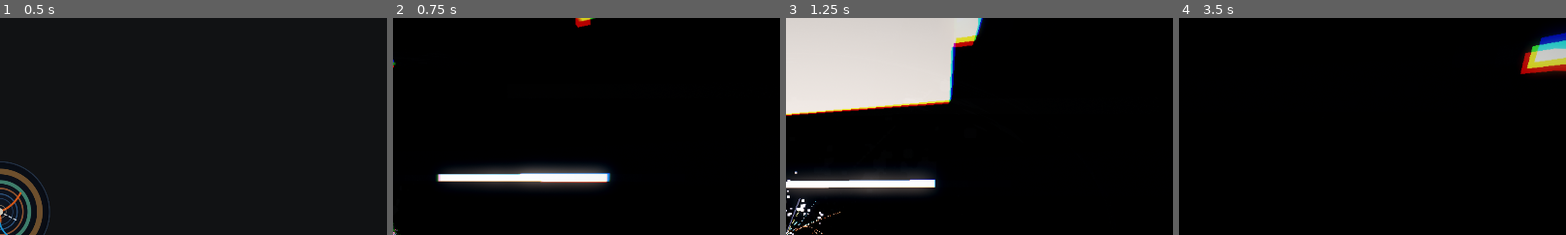
Above: before the commit, frames 1-4 (left to right).
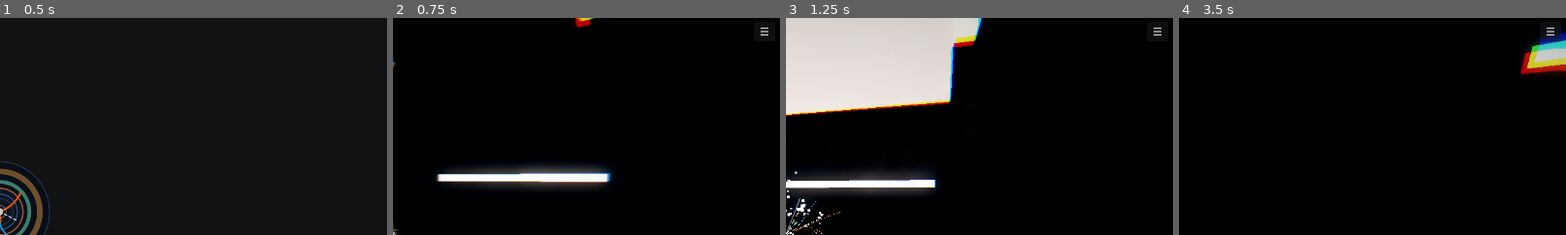
Above: after the commit, the same moments.

Repository: lawrenceleejr/ddgeoviztools
Game: Godot game, scene res://scenes/splash.tscn
The game is run twice, just before and just after one commit, with the same random seed, the same clock (stepped at 60 frames per second) and the same inputs.
Inputs (mouse positions are % of the whole screen's width and height, from its top left):
- Up to frame 1 (0.5 s): no input
- Up to frame 2 (0.75 s): tap Enter at 0.5 s; move the mouse to (72, 45) at 0.52 s; hold D from 0.53 s (still down); hold Shift from 0.53 s (still down); click (72, 45) at 0.67 s
- Up to frame 3 (1.25 s): keep holding D; keep holding Shift; tap Space at 0.77 s
- Up to frame 4 (3.5 s): move the mouse to (45, 50) at 1.27 s; release D at 1.28 s; release Shift at 1.28 s; hold W from 1.28 s (still down); tap Tab at 1.35 s; click (45, 50) at 1.42 s; tap Space at 1.52, 3.02 s; move the mouse to (52, 48) at 2.02 s; tap N at 2.1 s; click (52, 48) at 2.17 s; move the mouse to (49, 52) at 2.77 s; tap B at 2.85 s; click (49, 52) at 2.92 s
The pictures show only the part of the screen within x 50-100%, y 0-50%; the shares and areas given below are measured in that part.

Frame 1 is identical in both runs. In frame 2, less than 0.1% of the frame differs, in the area x 94-97%, y 4-9%; in frame 3, less than 0.1%; in frame 4, 0.2%, in the area x 93-99%, y 4-11%.

Commit message:
Meta Quest + iOS builds in CI; touch controls; in-app VR mode
- Quest: Android XR export preset (gradle build, arm64, OpenXR mode,
  Meta vendors plugin), verified end-to-end locally — 110 MB APK with
  libgodot + the OpenXR loader, debug-signed. CI job downloads the
  OpenXR Vendors addon (5.1.0, gitignored locally), provisions the
  runner SDK/keystore, and publishes ColliderVis-Quest. The vendors
  GDExtension crashes on exit after a successful headless export, so CI
  validates artifacts instead of exit codes.
- In-app VR: when an OpenXR session starts (Android builds only —
  desktop keeps XR disabled via feature-tagged settings), the viewport
  goes XR with an XROrigin on the glass floor; trigger/A = next event,
  B = previous, grip = cutaway. Post FX is disabled in-headset, and the
  Mobile renderer override (.mobile feature tag) skips VoxelGI/SDFGI.
- iOS (iPhone + iPad): project-only export preset (placeholder team id;
  signing stays with the user), verified locally on Linux. The macOS CI
  job compiles it with xcodebuild unsigned and publishes both an
  unsigned IPA (sideloadable) and the Xcode project zip.
- Touch controls for phones/tablets: one-finger drag orbits, two-finger
  pinch zooms, and a persistent ☰ button opens the menu (no Esc key on
  touch devices).

https://claude.ai/code/session_01NgsioobgTxbfDrhXXgfxDP

Diff:
--- a/ColliderVisGodot/project.godot
+++ b/ColliderVisGodot/project.godot
@@ -26,9 +26,20 @@
 window/size/viewport_height=1080
 window/stretch/aspect="expand"
 
+[xr]
+
+; OpenXR only on Android (Quest); desktop runs flat with no XR runtime noise.
+openxr/enabled=false
+openxr/enabled.android=true
+shaders/enabled=false
+shaders/enabled.android=true
+
 [rendering]
 
 renderer/rendering_method="forward_plus"
+; Quest / mobile GPUs use the Mobile renderer (Forward+ features like
+; VoxelGI/SSR/volumetric fog degrade gracefully — guarded in code).
+renderer/rendering_method.mobile="mobile"
 textures/vram_compression/import_etc2_astc=true
 anti_aliasing/quality/msaa_3d=1
 anti_aliasing/quality/use_taa=true
--- a/ColliderVisGodot/scripts/main.gd
+++ b/ColliderVisGodot/scripts/main.gd
@@ -101,8 +101,53 @@
 		ui.visible = false
 	if _args.has("screenshot"):
 		_run_screenshot_mode()
+	elif _try_init_xr():
+		pass   # VR session running; flat-screen input stays available too
 	else:
 		_sync_mouse_mode()   # menu starts closed -> mouse drives the camera
+
+
+# ──────────────────────────────────────────────────────────────────────────────
+# VR (Meta Quest via OpenXR — enabled only in Android builds)
+# ──────────────────────────────────────────────────────────────────────────────
+
+func _try_init_xr() -> bool:
+	var xr := XRServer.find_interface("OpenXR")
+	if xr == null:
+		return false
+	if not xr.is_initialized() and not xr.initialize():
+		return false
+	get_viewport().use_xr = true
+	# Stand on the glass at the beam plane, a few metres from the barrel.
+	var origin := XROrigin3D.new()
+	origin.name = "XROrigin"
+	origin.position = Vector3(9.0, 0.0, 5.0)
+	add_child(origin)
+	var cam := XRCamera3D.new()
+	origin.add_child(cam)
+	for hand in ["left_hand", "right_hand"]:
+		var ctl := XRController3D.new()
+		ctl.tracker = hand
+		origin.add_child(ctl)
+		ctl.button_pressed.connect(_on_xr_button)
+	# Screen-space lens effects don't belong on a headset.
+	var fx := get_node_or_null("PostFX")
+	if fx != null:
+		fx.visible = false
+	if glass_floor != null:
+		glass_floor.visible = true
+	print("ColliderVis: OpenXR session started")
+	return true
+
+
+func _on_xr_button(button_name: String) -> void:
+	match button_name:
+		"trigger_click", "ax_button":
+			show_relative_event(1)
+		"by_button":
+			show_relative_event(-1)
+		"grip_click":
+			set_cutaway(not cutaway_enabled)
 
 
 # ──────────────────────────────────────────────────────────────────────────────
@@ -225,6 +270,10 @@
 ## if the bake fails for any reason SDFGI stays on as the fallback.
 func _setup_baked_gi() -> void:
 	if String(_args.get("gi", "voxel")) != "voxel":
+		return
+	# The Mobile renderer (Quest) supports neither VoxelGI nor SDFGI;
+	# ambient + direct light carry the scene there.
+	if RenderingServer.get_current_rendering_method() != "forward_plus":
 		return
 	voxel_gi = VoxelGI.new()
 	voxel_gi.name = "VoxelGI"
@@ -828,6 +877,11 @@
 		glass_floor.visible = (cam_mode == CamMode.WALK)
 	_sync_mouse_mode()
 	_ui_refresh()
+
+
+func toggle_menu_request() -> void:
+	ui.toggle_menu()
+	_sync_mouse_mode()
 
 
 ## Cursor policy: menu open = free cursor; menu closed = captured mouse
--- a/ColliderVisGodot/scripts/orbit_camera.gd
+++ b/ColliderVisGodot/scripts/orbit_camera.gd
@@ -28,6 +28,7 @@
 
 var _idle_time := 0.0
 var _attrs: CameraAttributesPractical
+var _touches := {}   # touch index -> screen position (mobile orbit/pinch)
 
 const BASE_FOV := 60.0
 const ZOOM_FOV := 30.0
@@ -85,7 +86,41 @@
 
 
 func _unhandled_input(event: InputEvent) -> void:
-	if not current or not _captured():
+	if not current:
+		return
+
+	# Touch (iPhone/iPad/Android flat): one finger orbits, two-finger
+	# pinch zooms. Mouse emulation from touch never gets captured, so the
+	# desktop paths below stay inert on touch devices.
+	if event is InputEventScreenTouch:
+		var t := event as InputEventScreenTouch
+		if t.pressed:
+			_touches[t.index] = t.position
+		else:
+			_touches.erase(t.index)
+		return
+	if event is InputEventScreenDrag and not fly_mode:
+		var d := event as InputEventScreenDrag
+		if _touches.size() >= 2 and _touches.has(d.index):
+			var other_pos := Vector2.ZERO
+			for idx in _touches:
+				if idx != d.index:
+					other_pos = _touches[idx]
+					break
+			var old_dist: float = (_touches[d.index] as Vector2).distance_to(other_pos)
+			var new_dist := d.position.distance_to(other_pos)
+			if old_dist > 1.0 and new_dist > 1.0:
+				distance = clampf(distance * old_dist / new_dist,
+					MIN_DISTANCE, MAX_DISTANCE)
+		elif _touches.size() == 1:
+			yaw += d.relative.x * ORBIT_SPEED
+			pitch = clampf(pitch + d.relative.y * ORBIT_SPEED,
+				deg_to_rad(-85.0), deg_to_rad(85.0))
+		_touches[d.index] = d.position
+		_idle_time = 0.0
+		return
+
+	if not _captured():
 		return
 	# Look sensitivity tightens while the RMB examine-zoom is held.
 	var sens := fov / BASE_FOV
--- a/ColliderVisGodot/scripts/ui.gd
+++ b/ColliderVisGodot/scripts/ui.gd
@@ -45,12 +45,30 @@
 	main = p_main
 	layer = 20
 	_build_status()
+	_build_menu_button()
 	_build_menu()
 	_build_dialogs()
 	refresh()
 
 
 # ── status strip ─────────────────────────────────────────────────────────────
+
+func _build_menu_button() -> void:
+	# Always-clickable hamburger — the only way into the menu on touch
+	# devices (no Esc key on a phone), handy everywhere else.
+	var b := Button.new()
+	b.text = "☰"
+	b.focus_mode = Control.FOCUS_NONE
+	b.add_theme_font_size_override("font_size", 26)
+	b.anchor_left = 1.0
+	b.anchor_right = 1.0
+	b.offset_left = -64
+	b.offset_right = -12
+	b.offset_top = 10
+	b.offset_bottom = 58
+	b.pressed.connect(func(): main.toggle_menu_request())
+	add_child(b)
+
 
 func _build_status() -> void:
 	status = Label.new()
Not shown, changed: ColliderVisGodot/export_presets.cfg
Not shown, added: ColliderVisGodot/shaders/mc_line.gdshader.uid
Not shown, added: ColliderVisGodot/shaders/track.gdshader.uid
Not shown, changed: .github/workflows/godot-build.yml
Not shown, changed: .gitignore
Not shown, changed: GODOT_SETUP.md
